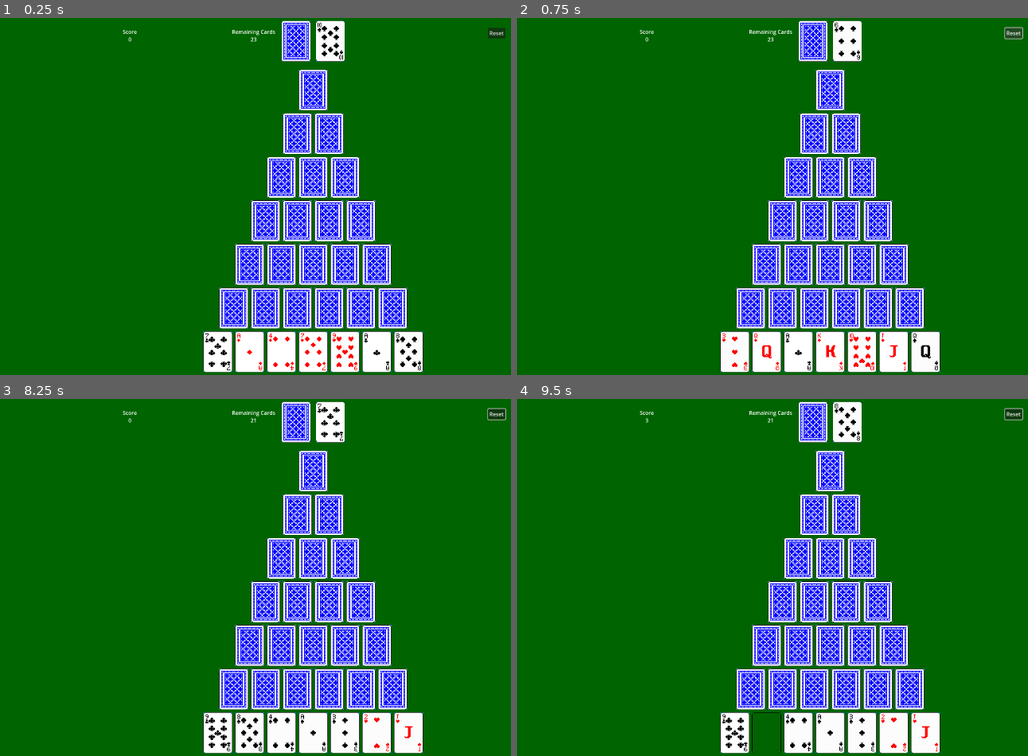
Above: before the commit, frames 1-4 (two rows, left to right).
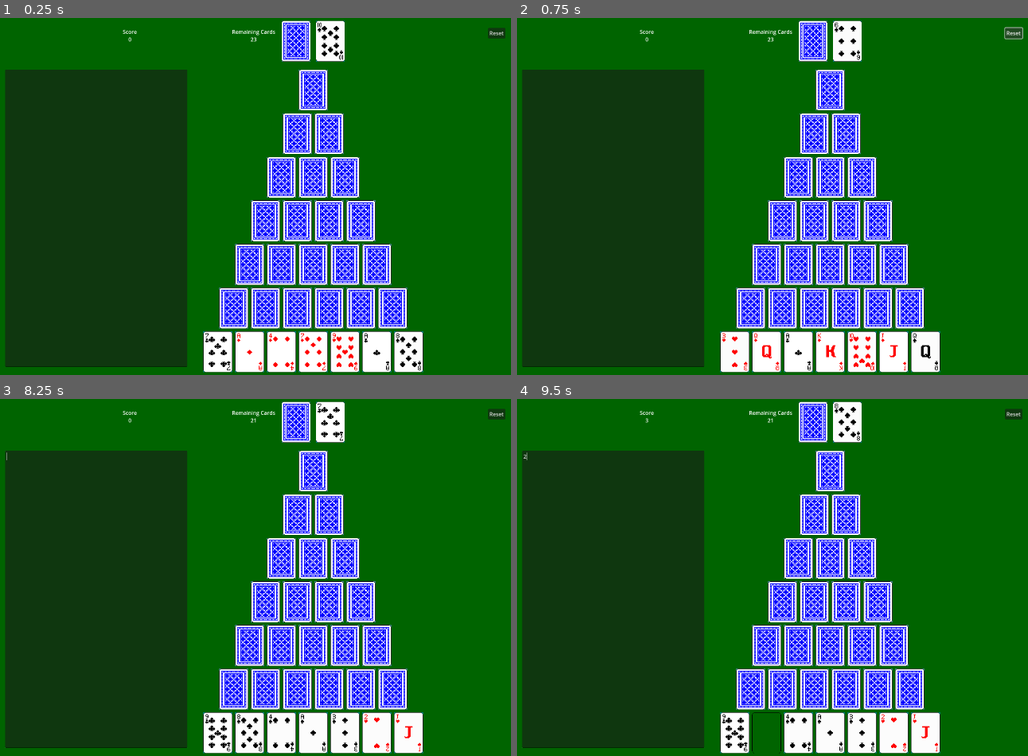
Above: after the commit, the same moments.

Repository: guilherme-antonio/Piranguim
Game: Godot game, scene res://scenes/encounters/Pyramid.tscn
Two runs of this game, one before a commit and one after it. Both use one fixed random seed, a clock stepped at 60 frames per second and the inputs below. Before the commit the project starts from res://MainScene.tscn.
Inputs (mouse positions are in pixels of both pictures, inside the frame that each line leads up to):
- Up to frame 1 (0.25 s): no input
- Up to frame 2 (0.75 s): click "Reset" at 0.5 s
- Up to frame 3 (8.25 s): move the mouse to (204, 752) at 1.27 s; tap E (get_card_from_pile) at 1.35, 7.35 s; click (204, 752) at 1.42 s; move the mouse to (235, 752) at 2.02 s; tap 1 (select_card_1) at 2.1, 8.1 s; click (235, 752) at 2.17 s; move the mouse to (265, 752) at 2.77 s; tap 2 (select_card_2) at 2.85 s; click (265, 752) at 2.92 s; move the mouse to (296, 752) at 3.52 s; tap 3 (select_card_3) at 3.6 s; click (296, 752) at 3.67 s; move the mouse to (332, 752) at 4.27 s; tap Q (select_card_4) at 4.35 s; click (332, 752) at 4.42 s; tap R (reset) at 4.9 s; move the mouse to (362, 752) at 5.02 s; tap W (select_card_5) at 5.1 s; click (362, 752) at 5.17 s; move the mouse to (393, 752) at 5.77 s; tap A (select_card_6) at 5.85 s; click (393, 752) at 5.92 s; move the mouse to (316, 441) at 6.52 s; tap S (select_card_7) at 6.6 s; click (316, 441) at 6.67 s; move the mouse to (281, 441) at 7.27 s; click (281, 441) at 7.42 s; move the mouse to (183, 595) at 8.02 s; click (183, 595) at 8.17 s
- Up to frame 4 (9.5 s): move the mouse to (895, 498) at 8.77 s; tap 2 (select_card_2) at 8.85 s; click (895, 498) at 8.92 s

The runs differ from the first frame. In frame 1, 30% of the frame differs, in the area x 0-37%, y 14-98%; in frame 2, 30%; in frame 3, 30%, in the area x 0-100%, y 2-98%; in frame 4, 30%.

Commit message:
Adding notes on the left of the screen

Diff:
--- a/MainScene.tscn
+++ /dev/null
@@ -1,140 +0,0 @@
-[gd_scene load_steps=4 format=3 uid="uid://1a8guthjfrun"]
-
-[ext_resource type="PackedScene" uid="uid://cdvqba830ybuj" path="res://Card.tscn" id="1_bpidd"]
-[ext_resource type="Script" path="res://scripts/main.gd" id="2_lobx7"]
-[ext_resource type="Texture2D" uid="uid://de7jlfvaxawde" path="res://textures/cards/others/cardback.tres" id="4_rc2cf"]
-
-[node name="Node2D" type="Node2D"]
-script = ExtResource("2_lobx7")
-
-[node name="Background" type="ColorRect" parent="."]
-offset_right = 1920.0
-offset_bottom = 1080.0
-mouse_filter = 1
-color = Color(0, 0.392157, 0, 1)
-
-[node name="Card-7-1" parent="." instance=ExtResource("1_bpidd")]
-position = Vector2(628, 1072)
-
-[node name="Card-7-2" parent="." instance=ExtResource("1_bpidd")]
-position = Vector2(724, 1072)
-
-[node name="Card-7-3" parent="." instance=ExtResource("1_bpidd")]
-position = Vector2(820, 1072)
-
-[node name="Card-7-4" parent="." instance=ExtResource("1_bpidd")]
-position = Vector2(916, 1072)
-
-[node name="Card-7-5" parent="." instance=ExtResource("1_bpidd")]
-position = Vector2(1012, 1072)
-
-[node name="Card-7-6" parent="." instance=ExtResource("1_bpidd")]
-position = Vector2(1108, 1072)
-
-[node name="Card-7-7" parent="." instance=ExtResource("1_bpidd")]
-position = Vector2(1204, 1072)
-
-[node name="Card-6-1" parent="." instance=ExtResource("1_bpidd")]
-position = Vector2(676, 940)
-
-[node name="Card-6-2" parent="." instance=ExtResource("1_bpidd")]
-position = Vector2(772, 940)
-
-[node name="Card-6-3" parent="." instance=ExtResource("1_bpidd")]
-position = Vector2(868, 940)
-
-[node name="Card-6-4" parent="." instance=ExtResource("1_bpidd")]
-position = Vector2(964, 940)
-
-[node name="Card-6-5" parent="." instance=ExtResource("1_bpidd")]
-position = Vector2(1060, 940)
-
-[node name="Card-6-6" parent="." instance=ExtResource("1_bpidd")]
-position = Vector2(1156, 940)
-
-[node name="Card-5-1" parent="." instance=ExtResource("1_bpidd")]
-position = Vector2(724, 808)
-
-[node name="Card-5-2" parent="." instance=ExtResource("1_bpidd")]
-position = Vector2(820, 808)
-
-[node name="Card-5-3" parent="." instance=ExtResource("1_bpidd")]
-position = Vector2(916, 808)
-
-[node name="Card-5-4" parent="." instance=ExtResource("1_bpidd")]
-position = Vector2(1012, 808)
-
-[node name="Card-5-5" parent="." instance=ExtResource("1_bpidd")]
-position = Vector2(1108, 808)
-
-[node name="Card-4-1" parent="." instance=ExtResource("1_bpidd")]
-position = Vector2(772, 676)
-
-[node name="Card-4-2" parent="." instance=ExtResource("1_bpidd")]
-position = Vector2(868, 676)
-
-[node name="Card-4-3" parent="." instance=ExtResource("1_bpidd")]
-position = Vector2(964, 676)
-
-[node name="Card-4-4" parent="." instance=ExtResource("1_bpidd")]
-position = Vector2(1060, 676)
-
-[node name="Card-3-1" parent="." instance=ExtResource("1_bpidd")]
-position = Vector2(820, 544)
-
-[node name="Card-3-2" parent="." instance=ExtResource("1_bpidd")]
-position = Vector2(916, 544)
-
-[node name="Card-3-3" parent="." instance=ExtResource("1_bpidd")]
-position = Vector2(1012, 544)
-
-[node name="Card-2-1" parent="." instance=ExtResource("1_bpidd")]
-position = Vector2(868, 412)
-
-[node name="Card-2-2" parent="." instance=ExtResource("1_bpidd")]
-position = Vector2(964, 412)
-
-[node name="Card-1-1" parent="." instance=ExtResource("1_bpidd")]
-position = Vector2(916, 280)
-
-[node name="Card-Top" parent="." instance=ExtResource("1_bpidd")]
-position = Vector2(968, 132)
-
-[node name="Pile" type="Area2D" parent="."]
-position = Vector2(864, 132)
-
-[node name="Sprite2D" type="Sprite2D" parent="Pile"]
-position = Vector2(44, -62)
-texture = ExtResource("4_rc2cf")
-
-[node name="CollisionPolygon2D" type="CollisionPolygon2D" parent="Pile"]
-position = Vector2(44, -62)
-polygon = PackedVector2Array(-44, 62, -44, -62, 44, -62, 44, 62)
-
-[node name="Reset" type="Button" parent="."]
-offset_left = 1488.0
-offset_top = 30.0
-offset_right = 1540.0
-offset_bottom = 62.0
-text = "Reset"
-
-[node name="Score" type="RichTextLabel" parent="."]
-offset_left = 384.0
-offset_top = 30.0
-offset_right = 430.0
-offset_bottom = 80.0
-bbcode_enabled = true
-text = "[center]Score
-0[/center]"
-
-[node name="RemainingCardsText" type="RichTextLabel" parent="."]
-offset_left = 710.0
-offset_top = 30.0
-offset_right = 852.0
-offset_bottom = 77.0
-bbcode_enabled = true
-text = "[center]Remaining Cards
-0[/center]"
-
-[connection signal="input_event" from="Pile" to="." method="_on_pile_input_event"]
-[connection signal="pressed" from="Reset" to="." method="_on_reset_pressed"]
--- a/project.godot
+++ b/project.godot
@@ -11,7 +11,7 @@
 [application]
 
 config/name="Piranguim"
-run/main_scene="res://MainScene.tscn"
+run/main_scene="res://scenes/encounters/Pyramid.tscn"
 config/features=PackedStringArray("4.3", "Forward Plus")
 boot_splash/show_image=false
 config/icon="res://icon.svg"
--- /dev/null
+++ b/scenes/encounters/Pyramid.tscn
@@ -0,0 +1,151 @@
+[gd_scene load_steps=4 format=3 uid="uid://1a8guthjfrun"]
+
+[ext_resource type="Script" path="res://scripts/main.gd" id="1_afpgt"]
+[ext_resource type="PackedScene" uid="uid://cdvqba830ybuj" path="res://scenes/Card.tscn" id="2_q0ii5"]
+[ext_resource type="Texture2D" uid="uid://de7jlfvaxawde" path="res://textures/cards/others/cardback.tres" id="3_23pbd"]
+
+[node name="Node2D" type="Node2D"]
+script = ExtResource("1_afpgt")
+
+[node name="Background" type="ColorRect" parent="."]
+offset_right = 1920.0
+offset_bottom = 1080.0
+mouse_filter = 1
+color = Color(0, 0.392157, 0, 1)
+
+[node name="Card-7-1" parent="." instance=ExtResource("2_q0ii5")]
+position = Vector2(628, 1072)
+
+[node name="Card-7-2" parent="." instance=ExtResource("2_q0ii5")]
+position = Vector2(724, 1072)
+
+[node name="Card-7-3" parent="." instance=ExtResource("2_q0ii5")]
+position = Vector2(820, 1072)
+
+[node name="Card-7-4" parent="." instance=ExtResource("2_q0ii5")]
+position = Vector2(916, 1072)
+
+[node name="Card-7-5" parent="." instance=ExtResource("2_q0ii5")]
+position = Vector2(1012, 1072)
+
+[node name="Card-7-6" parent="." instance=ExtResource("2_q0ii5")]
+position = Vector2(1108, 1072)
+
+[node name="Card-7-7" parent="." instance=ExtResource("2_q0ii5")]
+position = Vector2(1204, 1072)
+
+[node name="Card-6-1" parent="." instance=ExtResource("2_q0ii5")]
+position = Vector2(676, 940)
+
+[node name="Card-6-2" parent="." instance=ExtResource("2_q0ii5")]
+position = Vector2(772, 940)
+
+[node name="Card-6-3" parent="." instance=ExtResource("2_q0ii5")]
+position = Vector2(868, 940)
+
+[node name="Card-6-4" parent="." instance=ExtResource("2_q0ii5")]
+position = Vector2(964, 940)
+
+[node name="Card-6-5" parent="." instance=ExtResource("2_q0ii5")]
+position = Vector2(1060, 940)
+
+[node name="Card-6-6" parent="." instance=ExtResource("2_q0ii5")]
+position = Vector2(1156, 940)
+
+[node name="Card-5-1" parent="." instance=ExtResource("2_q0ii5")]
+position = Vector2(724, 808)
+
+[node name="Card-5-2" parent="." instance=ExtResource("2_q0ii5")]
+position = Vector2(820, 808)
+
+[node name="Card-5-3" parent="." instance=ExtResource("2_q0ii5")]
+position = Vector2(916, 808)
+
+[node name="Card-5-4" parent="." instance=ExtResource("2_q0ii5")]
+position = Vector2(1012, 808)
+
+[node name="Card-5-5" parent="." instance=ExtResource("2_q0ii5")]
+position = Vector2(1108, 808)
+
+[node name="Card-4-1" parent="." instance=ExtResource("2_q0ii5")]
+position = Vector2(772, 676)
+
+[node name="Card-4-2" parent="." instance=ExtResource("2_q0ii5")]
+position = Vector2(868, 676)
+
+[node name="Card-4-3" parent="." instance=ExtResource("2_q0ii5")]
+position = Vector2(964, 676)
+
+[node name="Card-4-4" parent="." instance=ExtResource("2_q0ii5")]
+position = Vector2(1060, 676)
+
+[node name="Card-3-1" parent="." instance=ExtResource("2_q0ii5")]
+position = Vector2(820, 544)
+
+[node name="Card-3-2" parent="." instance=ExtResource("2_q0ii5")]
+position = Vector2(916, 544)
+
+[node name="Card-3-3" parent="." instance=ExtResource("2_q0ii5")]
+position = Vector2(1012, 544)
+
+[node name="Card-2-1" parent="." instance=ExtResource("2_q0ii5")]
+position = Vector2(868, 412)
+
+[node name="Card-2-2" parent="." instance=ExtResource("2_q0ii5")]
+position = Vector2(964, 412)
+
+[node name="Card-1-1" parent="." instance=ExtResource("2_q0ii5")]
+position = Vector2(916, 280)
+
+[node name="Card-Top" parent="." instance=ExtResource("2_q0ii5")]
+position = Vector2(968, 132)
+
+[node name="Pile" type="Area2D" parent="."]
+position = Vector2(864, 132)
+
+[node name="Sprite2D" type="Sprite2D" parent="Pile"]
+position = Vector2(44, -62)
+texture = ExtResource("3_23pbd")
+
+[node name="CollisionPolygon2D" type="CollisionPolygon2D" parent="Pile"]
+position = Vector2(44, -62)
+polygon = PackedVector2Array(-44, 62, -44, -62, 44, -62, 44, 62)
+
+[node name="Reset" type="Button" parent="."]
+offset_left = 1488.0
+offset_top = 30.0
+offset_right = 1540.0
+offset_bottom = 62.0
+text = "Reset"
+
+[node name="Score" type="RichTextLabel" parent="."]
+offset_left = 384.0
+offset_top = 30.0
+offset_right = 430.0
+offset_bottom = 80.0
+bbcode_enabled = true
+text = "[center]Score
+0[/center]"
+
+[node name="RemainingCardsText" type="RichTextLabel" parent="."]
+offset_left = 710.0
+offset_top = 30.0
+offset_right = 852.0
+offset_bottom = 77.0
+bbcode_enabled = true
+text = "[center]Remaining Cards
+0[/center]"
+
+[node name="Notes" type="TextEdit" parent="."]
+offset_left = 30.0
+offset_top = 156.0
+offset_right = 580.0
+offset_bottom = 1056.0
+wrap_mode = 1
+scroll_fit_content_height = true
+
+[connection signal="input_event" from="Pile" to="." method="_on_pile_input_event"]
+[connection signal="pressed" from="Reset" to="." method="_on_reset_pressed"]
+[connection signal="mouse_entered" from="Notes" to="." method="_on_notes_mouse_entered"]
+[connection signal="mouse_exited" from="Notes" to="." method="_on_notes_mouse_exited"]
+[connection signal="text_changed" from="Notes" to="." method="_on_notes_text_changed"]
--- a/scripts/main.gd
+++ b/scripts/main.gd
@@ -4,6 +4,9 @@
 var slots
 var top_card
 var score_calculator
+var entered_text = false
+
+const MAX_NOTE_LINE_NUMBER = 33
 
 var score_text_format = "[center]Score %s[/center]"
 var remaining_cards_text_format = "[center]Remaining Cards %s[/center]"
@@ -124,6 +127,11 @@
 	_start_game()
 
 func _process(delta: float) -> void:
+	_handle_inputs()
+
+func _handle_inputs():
+	if (entered_text):
+		return
 	if (Input.is_action_just_pressed("reset")):
 		_start_game()
 	if (Input.is_action_just_pressed("get_card_from_pile")):
@@ -151,3 +159,20 @@
 				_on_card_click(slots.find(row), select_column, slot.card)
 
 enum Suit {CLUBS, SPADES, DIAMONDS, HEARTS}
+
+
+func _on_notes_mouse_entered() -> void:
+	entered_text = true
+
+func _on_notes_mouse_exited() -> void:
+	entered_text = false
+
+func _on_notes_text_changed() -> void:
+	var lines = $Notes.get_line_count()
+	#print(lines)
+	#if lines > MAX_NOTE_LINE_NUMBER:
+		#var column = $Notes.get_line(MAX_NOTE_LINE_NUMBER).length()
+		#$Notes.select(MAX_NOTE_LINE_NUMBER - 1, column, lines, 0, column)
+		#$Notes.delete_selection()
+		#$Notes.deselect()
+		#$Notes.set_caret_line(MAX_NOTE_LINE_NUMBER - 1)
--- a/scripts/slot.gd
+++ b/scripts/slot.gd
@@ -37,7 +37,6 @@
 	var path
 	if (visible):
 		path = "res://textures/cards/%s/%s%s.tres" % [card.suit.to_lower(), card.suit.to_pascal_case(), card.rank]
-		print(path)
 	else:
 		path = "res://textures/cards/others/cardback.tres"
 	$Sprite2D.texture = load(path)
Not shown, changed: export_presets.cfg
Renamed: Card.tscn -> scenes/Card.tscn
